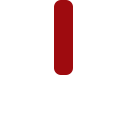
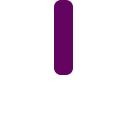
Layered file, before and after one edit (128×128). Changes by layer:
painted on "Rounded Rectangle 1" over [54, 0, 73, 75]
